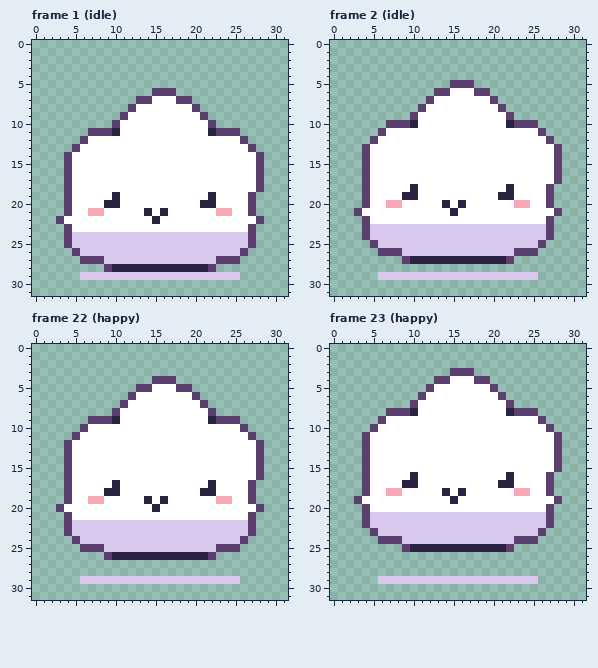
Edited in one commit: pixel-art file (art/characters/starry/cloudlet.aseprite). That is the earlier state.
32x32 pixels, 28 frames. Shown: frame 1 (idle), frame 2 (idle), frame 22 (happy), frame 23 (happy). The commit also changed other frames, which this record leaves out.
New version:
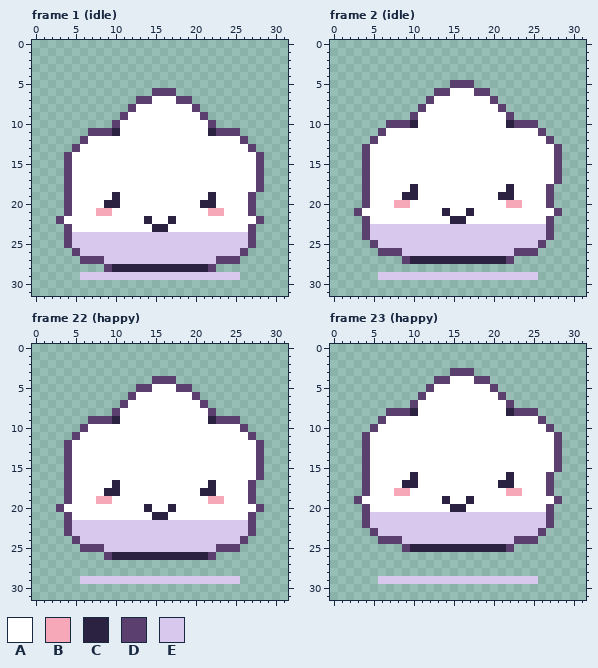
Palette (. is transparent): A #ffffff  B #f7a8b8  C #2b2140  D #5b3f6e  E #d9c8ee
From old to new:
layer "face" added
Changed rows in their new state; - is an unchanged pixel.
Frame 1 (idle), layers "face", "pet":
first column x 7:
21 A-B----A-A-----B-A
22 -------CA-C-------
23 --------CC--------
Frame 2 (idle), layers "face", "pet":
first column x 7:
20 A-B----A-A-----B-A
21 -------CA-C-------
22 --------CC--------
Frame 22 (happy), layers "face", "pet":
first column x 7:
19 A-B----A-A-----B-A
20 -------CA-C-------
21 --------CC--------
Frame 23 (happy), layers "face", "pet":
first column x 7:
18 A-B----A-A-----B-A
19 -------CA-C-------
20 --------CC--------
